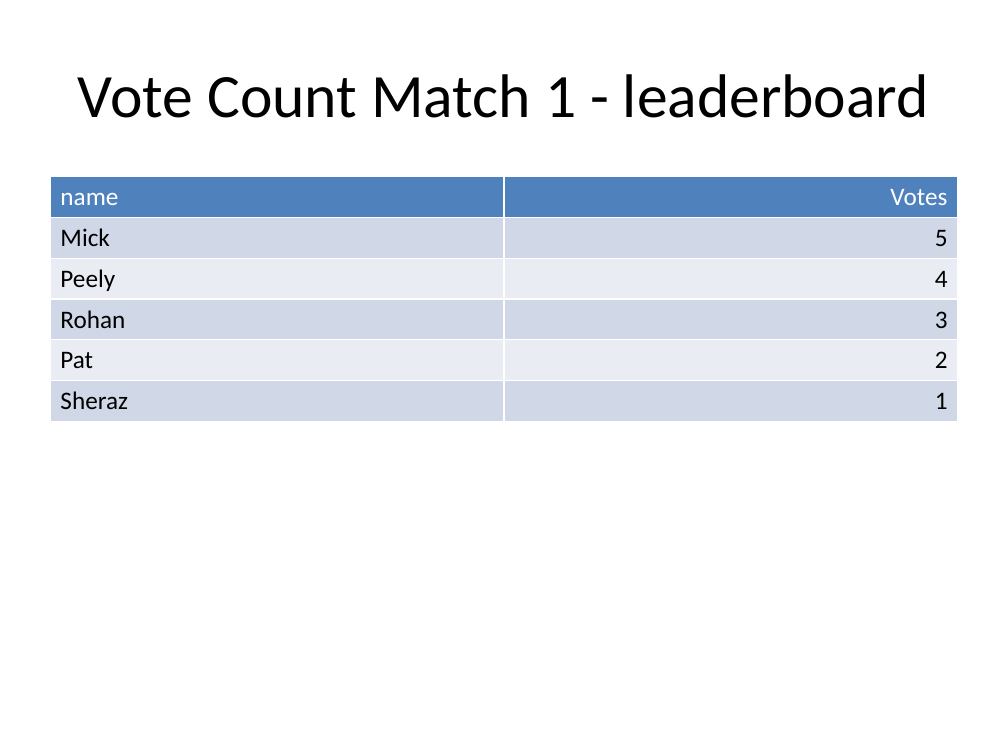
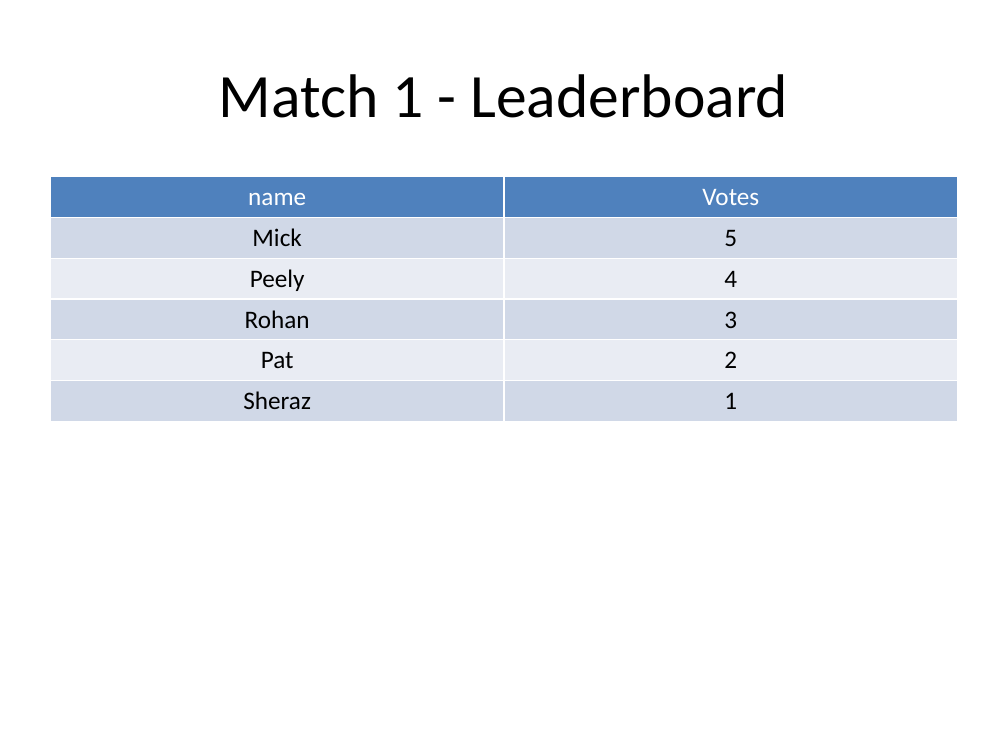
Before and after one commit to jimmyday12/nutty-cuckoo-super-kings, a slide deck: slide 15 of presentations/preso-summer-2021.pptx (slide 12 before the commit). Drawn at 1008x756 pixels with LibreOffice and Linux fonts; fonts in the diff are those of the drawing. Boxes give left, top, right and bottom in pixels: in the first picture for what was removed or moved away, otherwise in the second. Text is boxed around its words. In the diff, an @@ line names an element or a change of style, - is before the commit and + after.

```diff
--- a/presentations/preso-summer-2021.pptx
+++ b/presentations/preso-summer-2021.pptx
@@ title at box(219, 74, 789, 118): text changed @@
-Vote Count Match 1 - leaderboard
+Match 1 - Leaderboard
@@ table at box(50, 176, 958, 674) @@
@@ alignment left to centre @@
@@ alignment right to centre @@
```
Also in this commit, not shown: 7 other slides changed, 25 slides added, 1 slide removed, 2 other files.
